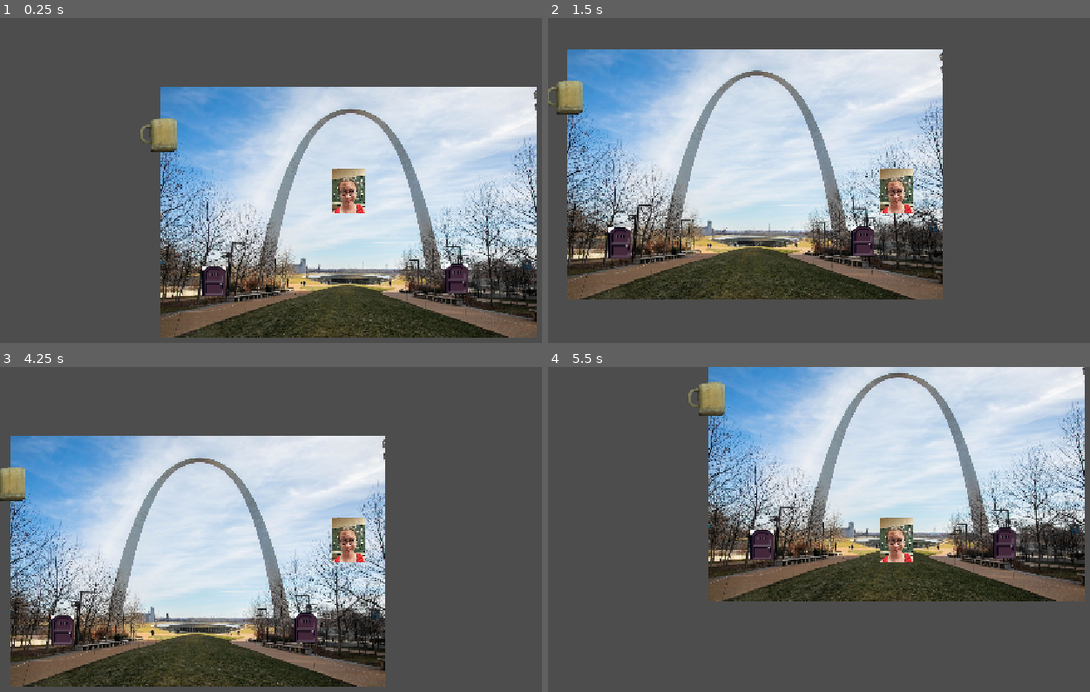
Above: before the commit, frames 1-4 (two rows, left to right).
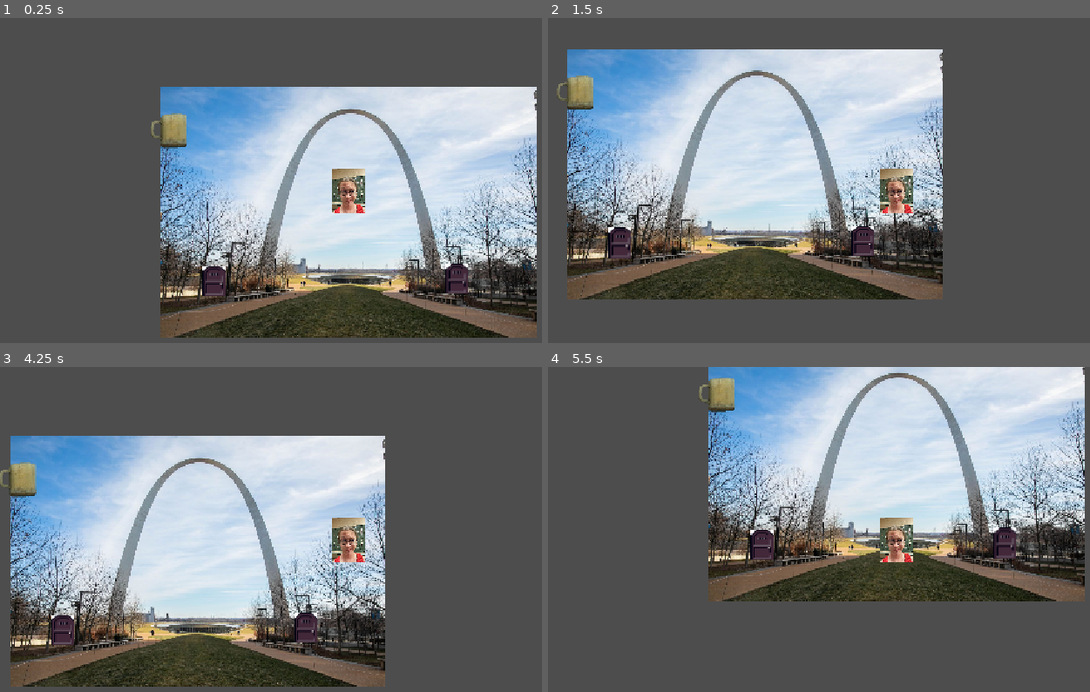
Above: after the commit, the same moments.

Repository: Derfla12345/imnotarobot
Game: Godot game, scene res://Areas/area_1.tscn
Same seed, same stepped clock (60 frames per second), same inputs: the game is played once before the commit and once after it.
Inputs (mouse positions are in pixels of both pictures, inside the frame that each line leads up to):
- Up to frame 1 (0.25 s): no input
- Up to frame 2 (1.5 s): tap Enter at 0.5 s; move the mouse to (1052, 193) at 0.52 s; hold D (move_right) 0.53-1.28 s; click (1052, 193) at 0.6 s; move the mouse to (759, 232) at 1.27 s; hold S (move_down) from 1.28 s (still down); tap Z (interact) at 1.35 s
- Up to frame 3 (4.25 s): move the mouse to (417, 477) at 2.02 s; release S (move_down) at 2.03 s; hold D (move_right) 2.03-2.78 s; click (417, 477) at 2.1 s; move the mouse to (314, 640) at 2.77 s; hold W (move_up) 2.78-3.53 s; tap Z (interact) at 2.85 s; move the mouse to (outside the picture) at 3.52 s; hold A (move_left) from 3.53 s (still down); click (outside the picture) at 3.6 s
- Up to frame 4 (5.5 s): move the mouse to (688, 503) at 4.27 s; tap Z (interact) at 4.35 s; move the mouse to (932, 562) at 5.02 s; release A (move_left) at 5.03 s; hold S (move_down) from 5.03 s (still down); click (932, 562) at 5.1 s

The runs differ from the first frame. In frame 1, 0.6% of the frame differs, in the area x 25-35%, y 29-42%; in frame 2, 0.7%, in the area x 0-9%, y 17-30%; in frame 3, 0.6%; in frame 4, 0.6%.

Commit message:
slightly moved something i guess
i just want this change to go away

Diff:
--- a/Areas/area_1.tscn
+++ b/Areas/area_1.tscn
@@ -19,7 +19,7 @@
 scale = Vector2(0.99999994, 1)
 
 [node name="Computer1" parent="." unique_id=1601914000 instance=ExtResource("5_e5usc")]
-position = Vector2(-124, -51)
+position = Vector2(-117, -54)
 
 [node name="Door1" parent="." unique_id=1435931219 instance=ExtResource("6_01mxt")]
 position = Vector2(-89.59, 44)
